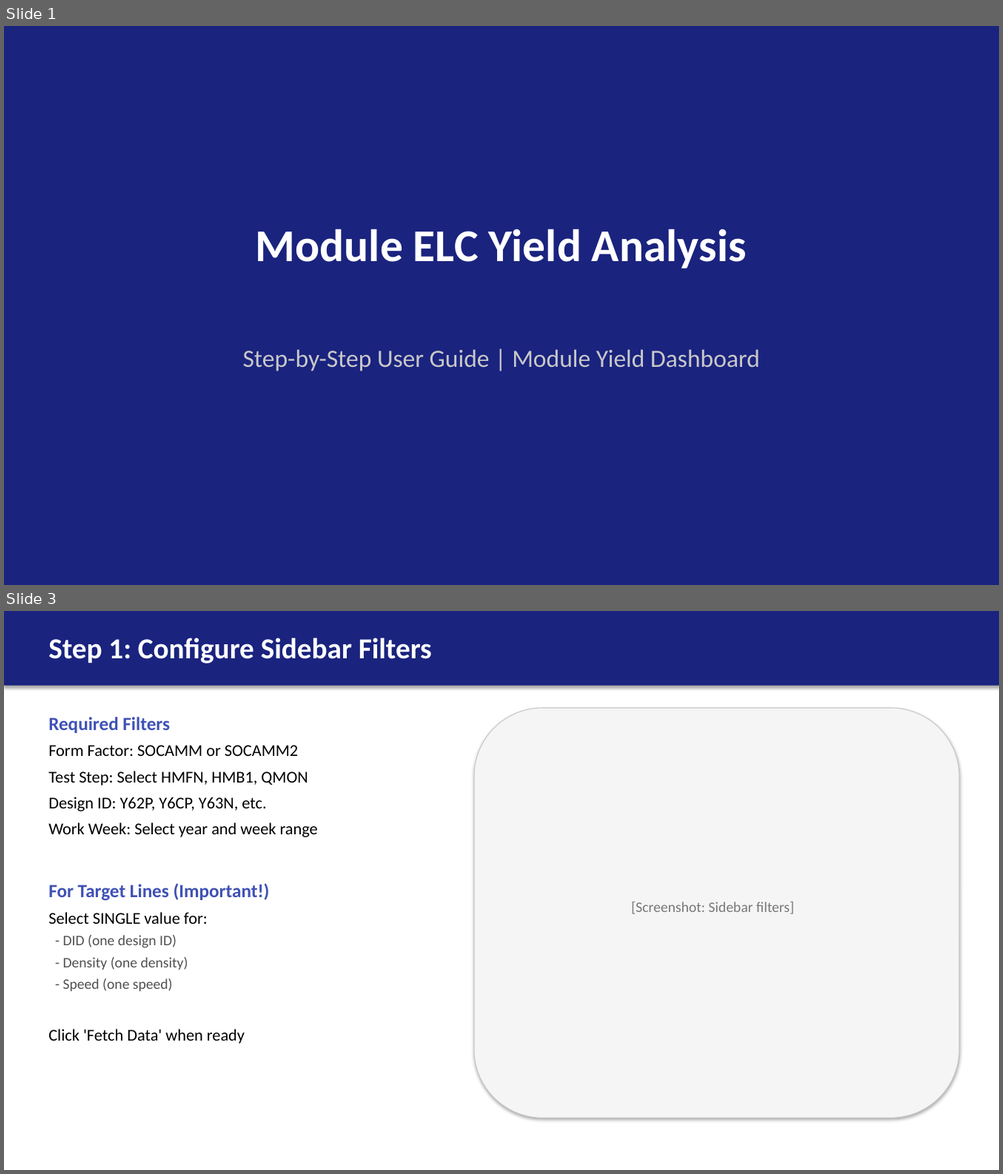
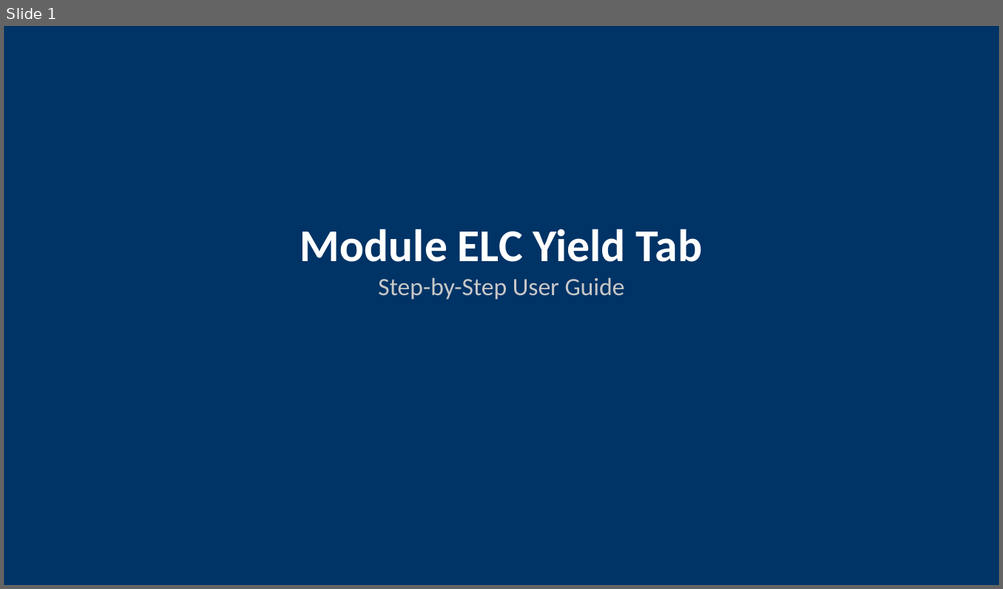
Before and after one commit to ASEGARAN/MODULE_YIELD_DASHBOARD, a slide deck: Module_ELC_Yield_User_Guide.pptx. Shown one above the other, each under a label of ours: slides 1 and 3 before the commit, slide 1 after it; the slides between them are not shown. The pictures are 1003x1174 and 1003x589 pixels, drawn with LibreOffice and Linux fonts; fonts in the diff are those of the drawing. Boxes give left, top, right and bottom in pixels: in the first picture for what was removed or moved away, otherwise in the second. Text is boxed around its words. In the diff, an @@ line names an element or a change of style, - is before the commit and + after.

Commit message:
Enhance Module ELC Yield user guide with ASCII mockups
- 12 slides with embedded visual mockups
- Step-by-step workflow from sidebar to targets
- Warning message explanation
- Available config reference
- Quick reference card
- No external screenshot dependencies

```diff
--- a/Module_ELC_Yield_User_Guide.pptx
+++ b/Module_ELC_Yield_User_Guide.pptx
@@ slide 3 removed at (4,611,999,1170), background #FFFFFF @@
@@ rectangle removed at (4,611,999,686) @@
@@ text removed at (48,638,432,664) @@
-Step 1: Configure Sidebar Filters
@@ text removed at (48,717,318,1044) @@
-Required Filters
-Form Factor: SOCAMM or SOCAMM2
-Test Step: Select HMFN, HMB1, QMON
-Design ID: Y62P, Y6CP, Y63N, etc.
-Work Week: Select year and week range
-For Target Lines (Important!)
-Select SINGLE value for:
-- DID (one design ID)
-- Density (one density)
-- Speed (one speed)
-Click 'Fetch Data' when ready
@@ rounded rectangle removed at (474,708,959,1119) @@
@@ text removed at (631,902,794,914) @@
-[Screenshot: Sidebar filters]
@@ slide 1 changed as well @@
@@ rectangle at (4,26,999,585): fill #1A237E to #003366 @@
@@ text at (300,229,702,300): text changed; size 44 to 24 pt; text colour #FFFFFF to #C8C8C8; bold off @@
-Module ELC Yield Analysis
+Module ELC Yield Tab
+Step-by-Step User Guide
@@ text removed at (243,349,760,372) @@
-Step-by-Step User Guide | Module Yield Dashboard
```
Also in this commit, not shown: 11 slides added, 8 other slides removed.
